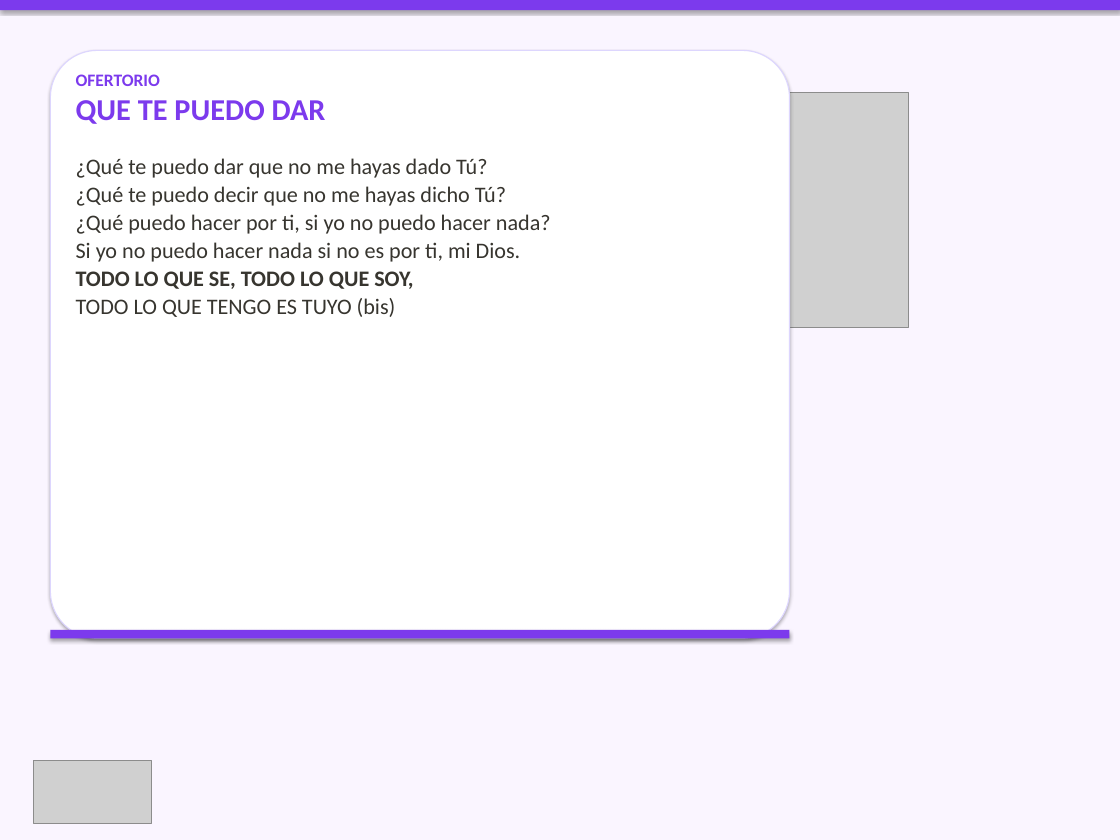
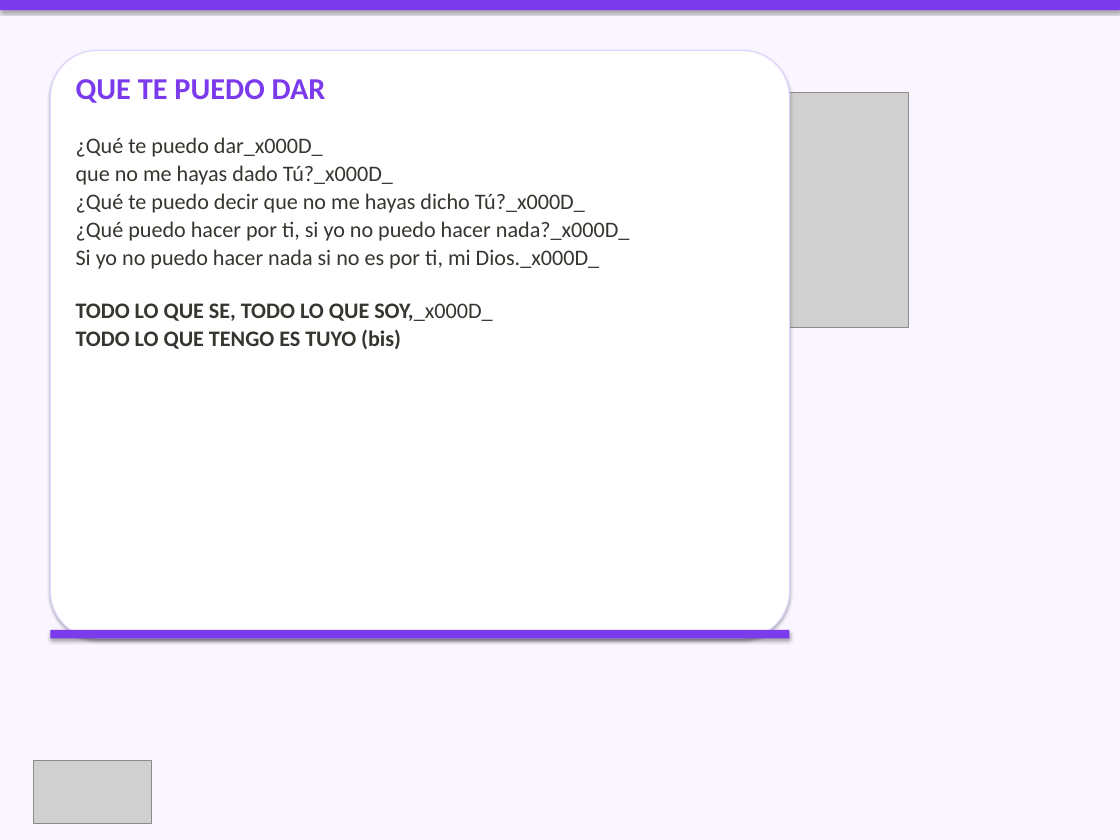
Before and after one commit to CC5M5/CCE-M5, a slide deck: slide 16 of presentaciones/2026-10-04_celebracion.pptx (slide 11 before the commit). Drawn at 1120x840 pixels with LibreOffice and Linux fonts; fonts in the diff are those of the drawing; grey boxes stand for pictures. Boxes give left, top, right and bottom in pixels: in the first picture for what was removed or moved away, otherwise in the second. Text is boxed around its words. In the diff, an @@ line names an element or a change of style, - is before the commit and + after.

```diff
--- a/presentaciones/2026-10-04_celebracion.pptx
+++ b/presentaciones/2026-10-04_celebracion.pptx
@@ text at (76, 74, 160, 86): paragraph removed @@
-OFERTORIO
@@ text at (76, 137, 629, 321): text changed @@
-¿Qué te puedo dar que no me hayas dado Tú?
-¿Qué te puedo decir que no me hayas dicho Tú?
-¿Qué puedo hacer por ti, si yo no puedo hacer nada?
-Si yo no puedo hacer nada si no es por ti, mi Dios.
-TODO LO QUE SE, TODO LO QUE SOY,
+¿Qué te puedo dar_x000D_
+que no me hayas dado Tú?_x000D_
+¿Qué te puedo decir que no me hayas dicho Tú?_x000D_
+¿Qué puedo hacer por ti, si yo no puedo hacer nada?_x000D_
+Si yo no puedo hacer nada si no es por ti, mi Dios._x000D_
+TODO LO QUE SE, TODO LO QUE SOY,_x000D_
@@ text at (76, 329, 401, 349): bold on in "TODO LO QUE TENGO ES TUYO (bis)" @@
```
Also in this commit, not shown: 17 other slides changed, 12 slides added, 43 other files.
